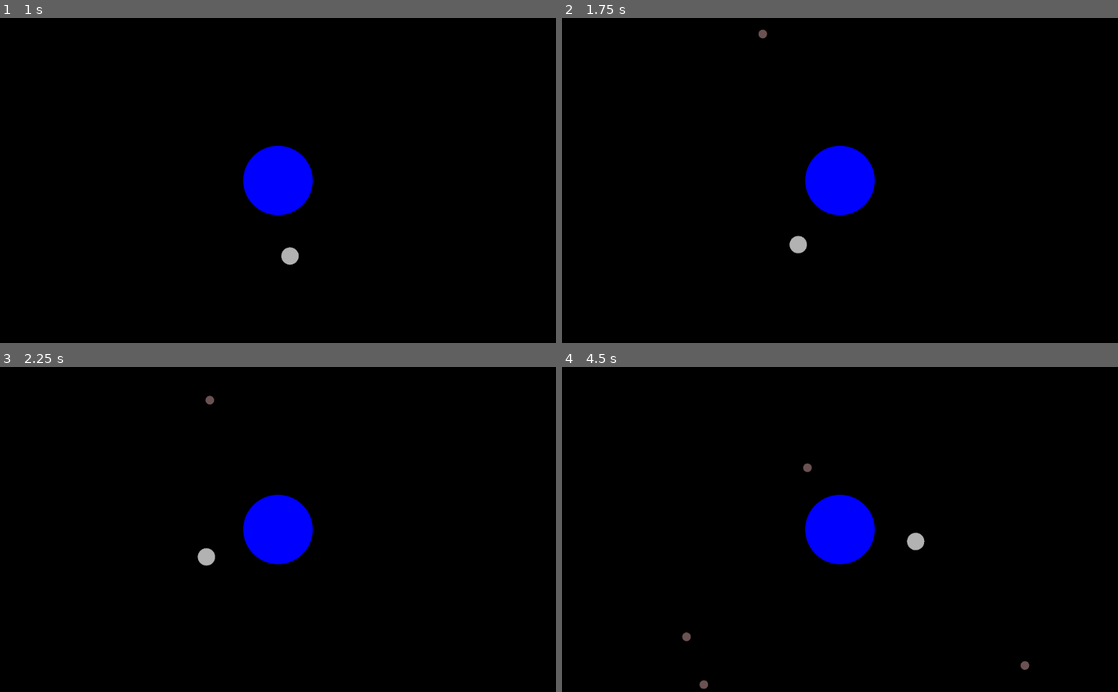
Above: before the commit, frames 1-4 (two rows, left to right).
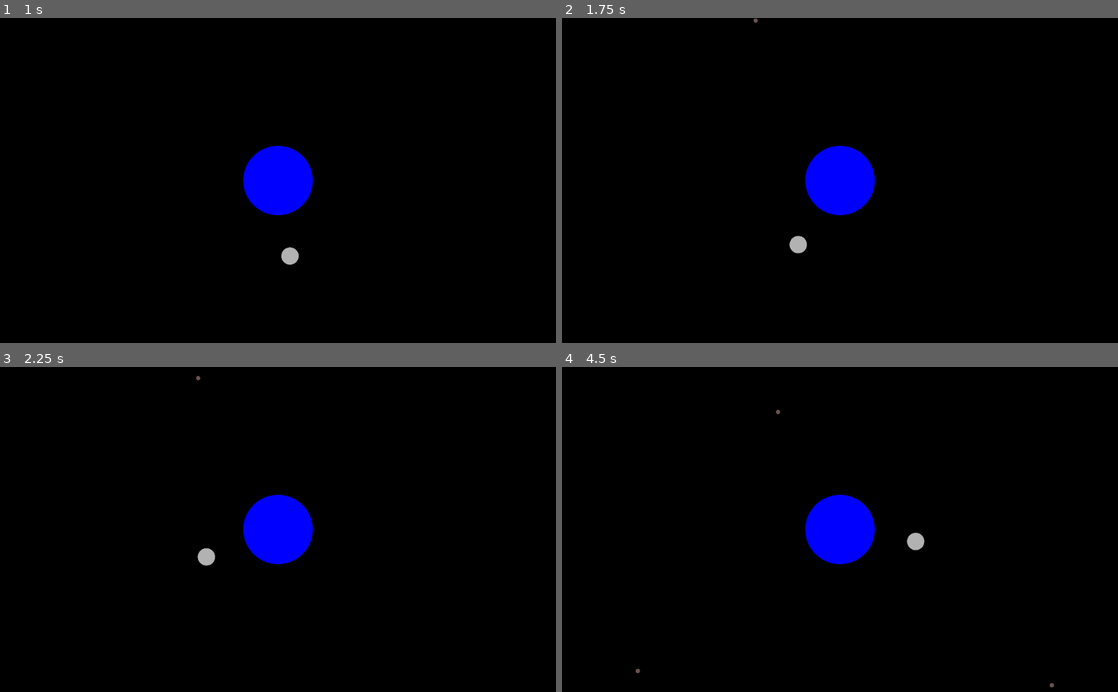
Above: after the commit, the same moments.

Repository: kreivi/Kuumela
Game: Godot game, scene res://main/main.tscn
The game is run twice, just before and just after one commit, with the same random seed, the same clock (stepped at 60 frames per second) and the same inputs.
Inputs:
- Up to frame 1 (1 s): tap Enter at 0.5 s; hold D (clockwise) from 0.53 s (still down)
- Up to frame 2 (1.75 s): release D (clockwise) at 1.28 s; tap A (counter_clockwise) at 1.35 s
- Up to frame 3 (2.25 s): hold D (clockwise) from 2.03 s (still down)
- Up to frame 4 (4.5 s): release D (clockwise) at 2.78 s; tap A (counter_clockwise) at 2.85, 4.35 s; hold D (clockwise) 3.53-4.28 s

Frame 1 is identical in both runs. In frame 2, less than 0.1% of the frame differs, in the area x 34-37%, y 0-7%; in frame 3, less than 0.1%; in frame 4, 0.2%, in the area x 13-89%, y 13-100%.

Commit message:
Friendlier speed, destroy asteroid when impacting with another

Diff:
--- a/asteroid/asteroid.gd
+++ b/asteroid/asteroid.gd
@@ -1,11 +1,15 @@
 extends RigidBody2D
 
-export var min_speed = 100
-export var max_speed = 250
-
-func _ready():
-	pass # Replace with function body.
+export var min_speed = 50
+export var max_speed = 125
 
 func _on_screen_exited():
 	# Destroy as soon as screen is exited (if not destroyed already)
 	queue_free()
+
+
+func _on_Asteroid_body_entered(body):
+	if (body.is_in_group("asteroids")):
+		# Destroy when colliding with another asteroid
+		queue_free()
+	pass # Replace with function body.
--- a/asteroid/asteroid.svg
+++ b/asteroid/asteroid.svg
@@ -9,9 +9,9 @@
    xmlns="http://www.w3.org/2000/svg"
    xmlns:sodipodi="http://sodipodi.sourceforge.net/DTD/sodipodi-0.dtd"
    xmlns:inkscape="http://www.inkscape.org/namespaces/inkscape"
-   width="32"
-   height="32"
-   viewBox="0 0 32 32"
+   width="16"
+   height="16"
+   viewBox="0 0 16 16"
    version="1.1"
    id="svg8"
    inkscape:version="0.92.4 (5da689c313, 2019-01-14)"
@@ -64,12 +64,12 @@
      inkscape:label="Layer 1"
      inkscape:groupmode="layer"
      id="layer1"
-     transform="translate(0,-1018.0666)">
+     transform="translate(0,-1034.0666)">
     <circle
-       style="opacity:1;fill:#6c5353;fill-opacity:1;fill-rule:nonzero;stroke:none;stroke-width:0.0943824;stroke-linecap:butt;stroke-linejoin:miter;stroke-miterlimit:2;stroke-dasharray:none;stroke-dashoffset:0;stroke-opacity:1;paint-order:markers stroke fill"
+       style="opacity:1;fill:#6c5353;fill-opacity:1;fill-rule:nonzero;stroke:none;stroke-width:0.0471912;stroke-linecap:butt;stroke-linejoin:miter;stroke-miterlimit:2;stroke-dasharray:none;stroke-dashoffset:0;stroke-opacity:1;paint-order:markers stroke fill"
        id="path4515"
-       cx="16"
-       cy="1034.0667"
-       r="16" />
+       cx="8"
+       cy="1042.0667"
+       r="8" />
   </g>
 </svg>
--- a/asteroid/asteroid.tscn
+++ b/asteroid/asteroid.tscn
@@ -4,12 +4,14 @@
 [ext_resource path="res://asteroid/asteroid.svg" type="Texture" id=2]
 
 [sub_resource type="CircleShape2D" id=1]
-radius = 16.423
+radius = 8.11395
 
 [node name="Asteroid" type="RigidBody2D" groups=[
 "asteroids",
 ]]
 gravity_scale = 0.0
+contacts_reported = 1
+contact_monitor = true
 script = ExtResource( 1 )
 
 [node name="Sprite" type="Sprite" parent="."]
@@ -19,4 +21,6 @@
 shape = SubResource( 1 )
 
 [node name="VisibilityNotifier2D" type="VisibilityNotifier2D" parent="."]
+visible = false
+[connection signal="body_entered" from="." to="." method="_on_Asteroid_body_entered"]
 [connection signal="screen_exited" from="VisibilityNotifier2D" to="." method="_on_screen_exited"]
